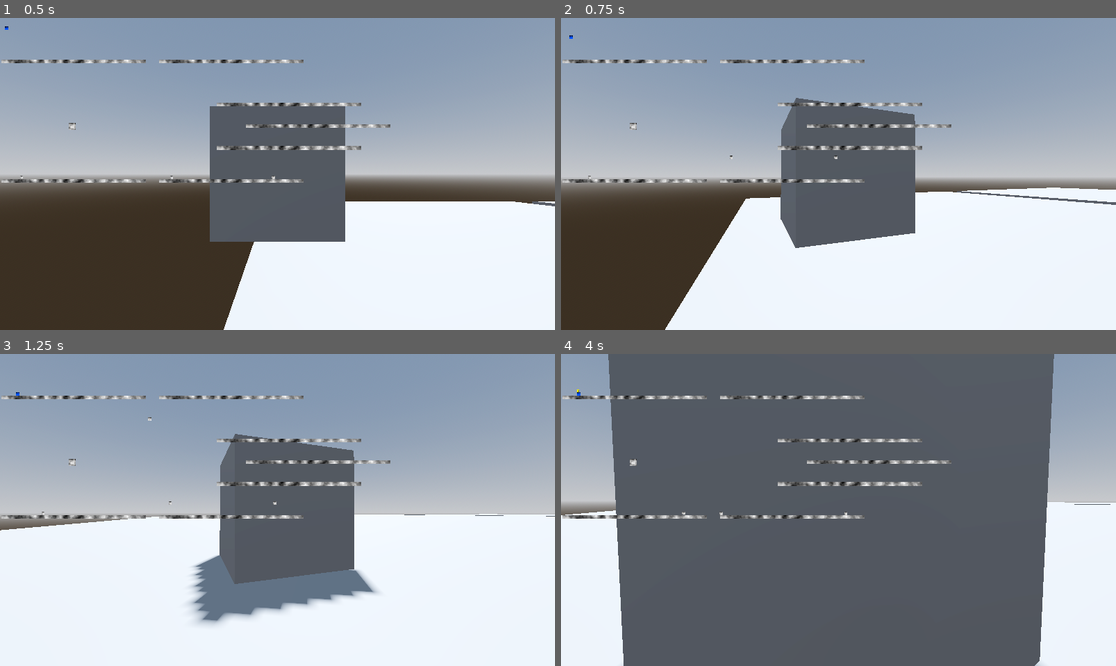
Above: before the commit, frames 1-4 (two rows, left to right).
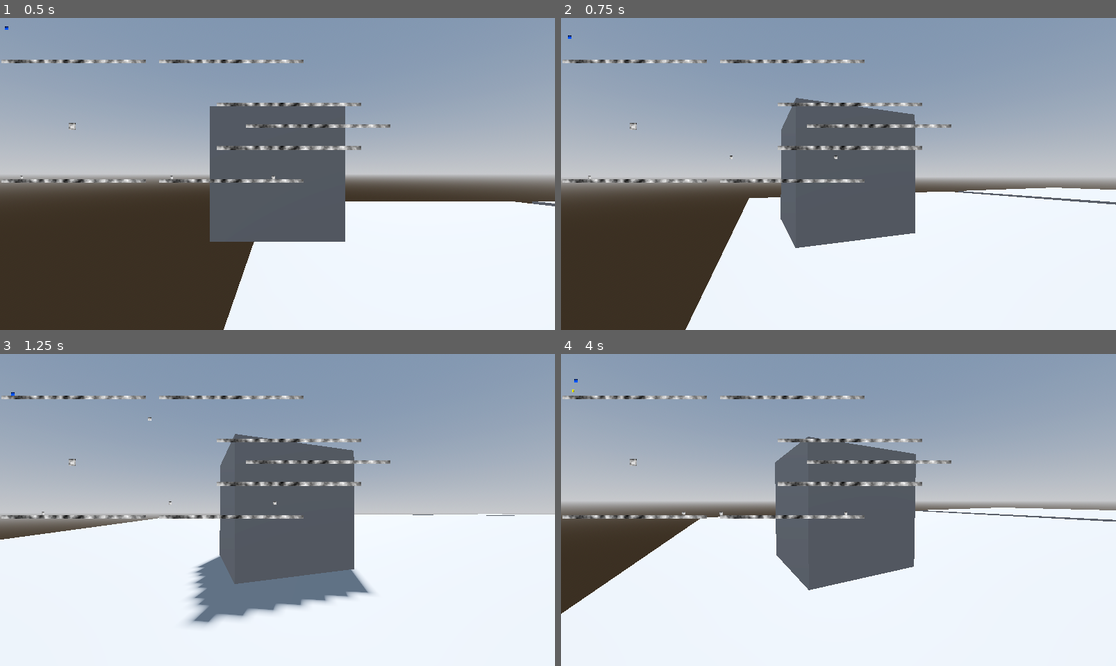
Above: after the commit, the same moments.

Repository: ruapotato/the-spacetime-platformer
Game: Godot game, scene res://space_time.tscn
Two runs of this game, one before a commit and one after it. Both use one fixed random seed, a clock stepped at 60 frames per second and the inputs below.
Inputs (mouse positions are in pixels of both pictures, inside the frame that each line leads up to):
- Up to frame 1 (0.5 s): no input
- Up to frame 2 (0.75 s): tap Enter (ui_accept) at 0.5 s; move the mouse to (866, 174) at 0.52 s; hold W (forward) from 0.53 s (still down); tap Space (jump) at 0.6 s
- Up to frame 3 (1.25 s): keep holding W (forward); tap Space (jump) at 0.77, 1.07 s
- Up to frame 4 (4 s): keep holding W (forward); move the mouse to (810, 510) at 1.27 s; click (810, 510) at 1.35 s; tap Space (jump) at 1.52, 1.55, 1.82, 2.3, 3.02, 3.05, 3.32, 3.6, 3.77 s; move the mouse to (849, 503) at 2.02 s; tap Mouse wheel up (zoom_in) at 2.1 s; move the mouse to (832, 516) at 2.77 s; tap Mouse wheel down (zoom_out) at 2.85 s; move the mouse to (877, 513) at 3.52 s

Frame 1 is identical in both runs. In frame 2, 0.9% of the frame differs, in the area x 1-100%, y 5-100%; in frame 3, 1.3%; in frame 4, 68%, in the area x 0-100%, y 0-100%.

Commit message:
Better auto jumping

Diff:
--- a/John.gd
+++ b/John.gd
@@ -1,7 +1,7 @@
 extends CharacterBody2D
 
 const SPEED = 100.0
-const JUMP_VELOCITY = -400.0
+const JUMP_VELOCITY = 6
 
 var direction = 1
 # Get the gravity from the project settings to be synced with RigidBody nodes.
@@ -70,15 +70,19 @@
 #			area.get_parent().just_hit = 1
 #			just_hit = 1
 
-
-func _on_coin_search_area_2d_area_entered(area):
+func _on_coin_search_area_2d_area_exited(area):
 	# Handle jump.
 	print(area.name)
 	if "birth_date" in area:
 		print("coin")
-		print(-area.birth_date)
-		print(space_time.z_time_index)
+		#print(-area.birth_date)
+		#print(space_time.z_time_index)
 		if -area.birth_date > space_time.z_time_index:
 			return
 		if is_on_floor():
-			velocity.y = JUMP_VELOCITY
+			var jump_velocity = float(area.global_position.y - global_position.y)
+			jump_velocity = jump_velocity / 1
+			print(global_position.y)
+			print(area.global_position.y)
+			print(jump_velocity * JUMP_VELOCITY)
+			velocity.y = jump_velocity * JUMP_VELOCITY
--- a/coin.gd
+++ b/coin.gd
@@ -92,6 +92,7 @@
 	if best_yet < space_time.player_time_index:
 		if last_time_index == 0:
 			return(personal_timeline.keys()[0])
+		#last_time_index /= 2
 		last_time_index -= 1
 		return(get_best_time_index())
 	while best_yet > space_time.player_time_index:
--- a/john.tscn
+++ b/john.tscn
@@ -20,7 +20,7 @@
 size = Vector2(8, 8)
 
 [sub_resource type="RectangleShape2D" id="RectangleShape2D_h3p7i"]
-size = Vector2(100, 124)
+size = Vector2(9.145, 124.815)
 
 [node name="John" type="CharacterBody2D"]
 script = ExtResource("1_bxkwn")
@@ -52,8 +52,9 @@
 [node name="coin_search_Area2D" type="Area2D" parent="."]
 
 [node name="CollisionShape2D" type="CollisionShape2D" parent="coin_search_Area2D"]
-position = Vector2(72, -47)
+position = Vector2(62, -71)
+rotation = 0.470137
 shape = SubResource("RectangleShape2D_h3p7i")
 
 [connection signal="area_entered" from="john_hit_box_Area2D" to="." method="_on_hit_box_area_2d_area_entered"]
-[connection signal="area_entered" from="coin_search_Area2D" to="." method="_on_coin_search_area_2d_area_entered"]
+[connection signal="area_exited" from="coin_search_Area2D" to="." method="_on_coin_search_area_2d_area_exited"]
--- a/player.gd
+++ b/player.gd
@@ -2,8 +2,8 @@
 
 @onready var piv = $piv
 @onready var spring_arm = $piv/SpringArm3D
-const SPEED = 15.0
-const JUMP_VELOCITY = 4.5
+const SPEED = 8.0
+const JUMP_VELOCITY = 7
 
 # Get the gravity from the project settings to be synced with RigidBody nodes.
 var gravity = ProjectSettings.get_setting("physics/3d/default_gravity")
--- a/space_time.gd
+++ b/space_time.gd
@@ -5,7 +5,7 @@
 @onready var player = $player
 var level
 var z_time_index = 0.0
-var space_speed = 14
+var space_speed = 4
 var vt
 var player_time_index = 0.0
 var max_level_time = 150
